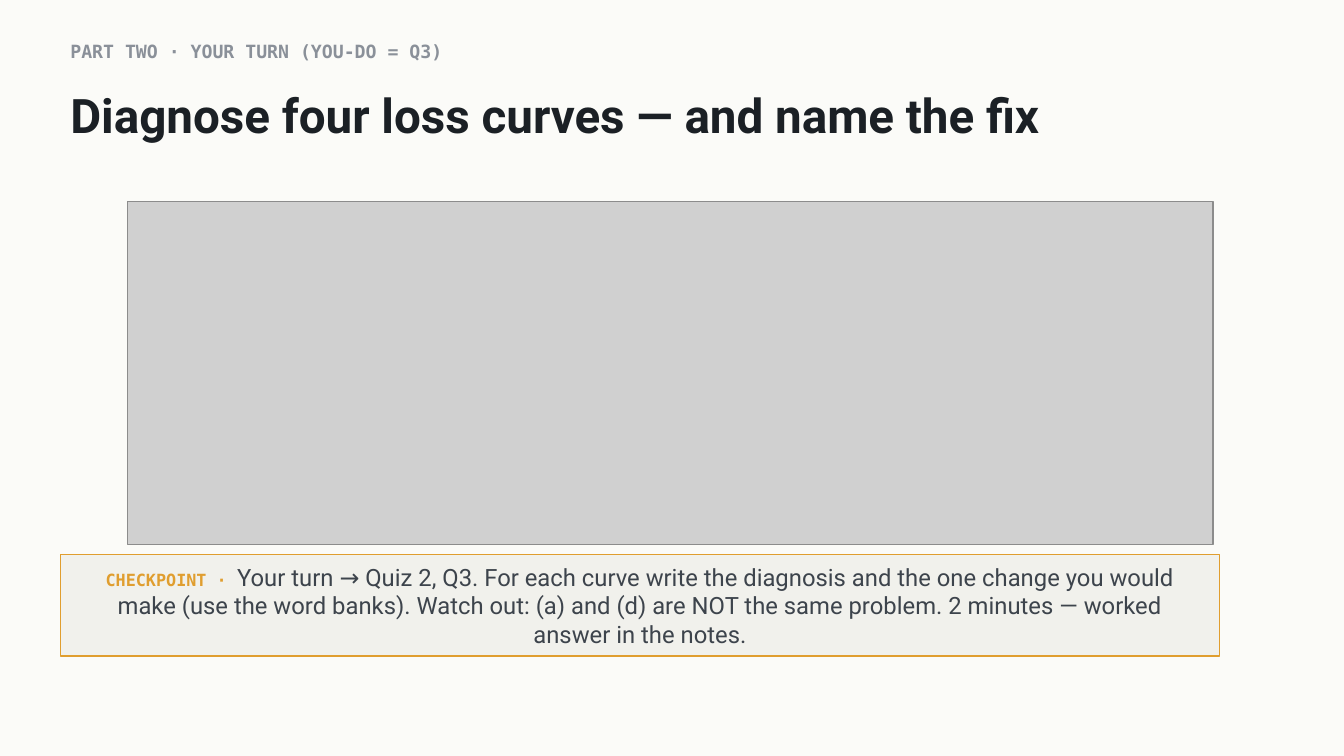
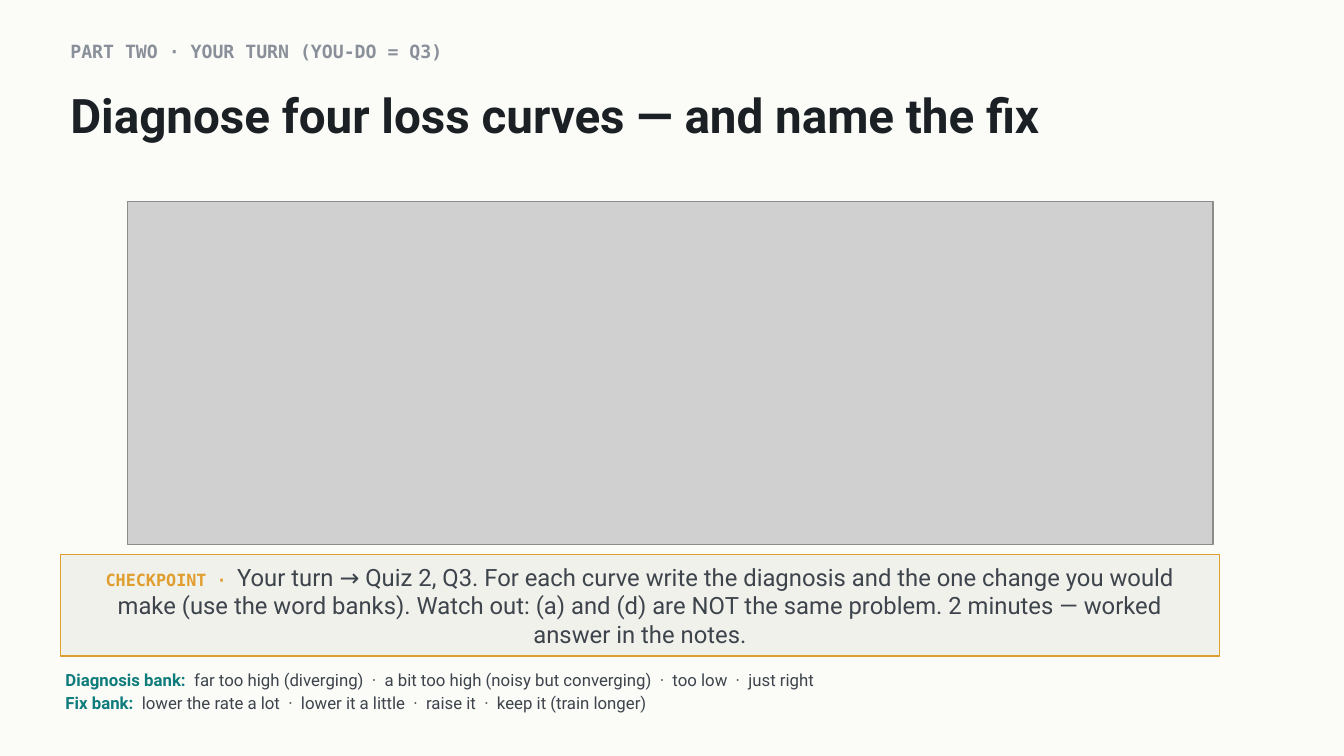
Before and after one commit to indigobio/msacl_dl_course, a slide deck: slide 12 of slides/pptx/lecture02_training.pptx. Drawn at 1344x756 pixels with LibreOffice and Linux fonts; fonts in the diff are those of the drawing; grey boxes stand for pictures. Boxes give left, top, right and bottom in pixels: in the first picture for what was removed or moved away, otherwise in the second. Text is boxed around its words. In the diff, an @@ line names an element or a change of style, - is before the commit and + after.

```diff
--- a/slides/pptx/lecture02_training.pptx
+++ b/slides/pptx/lecture02_training.pptx
@@ text added at (65,673,814,713), 12 pt, text #3D444C @@
+Diagnosis bank: far too high (diverging) · a bit too high (noisy but converging) · too low · just right
+Fix bank: lower the rate a lot · lower it a little · raise it · keep it (train longer)
```
Also in this commit, not shown: 2 other slides changed, 16 other files.
